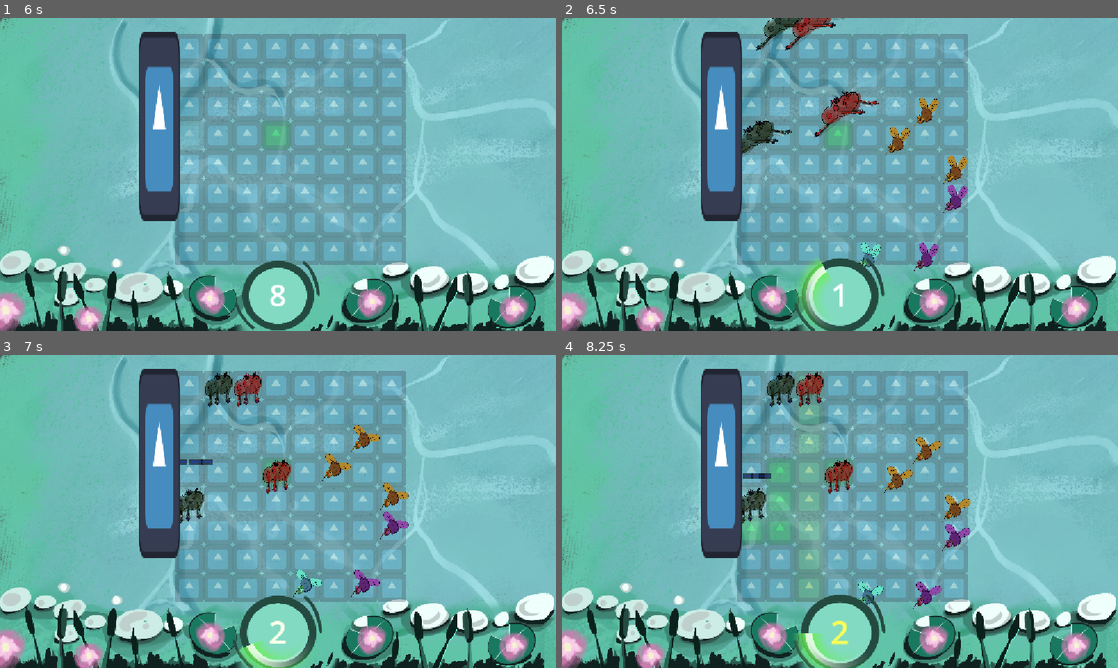
Above: before the commit, frames 1-4 (two rows, left to right).
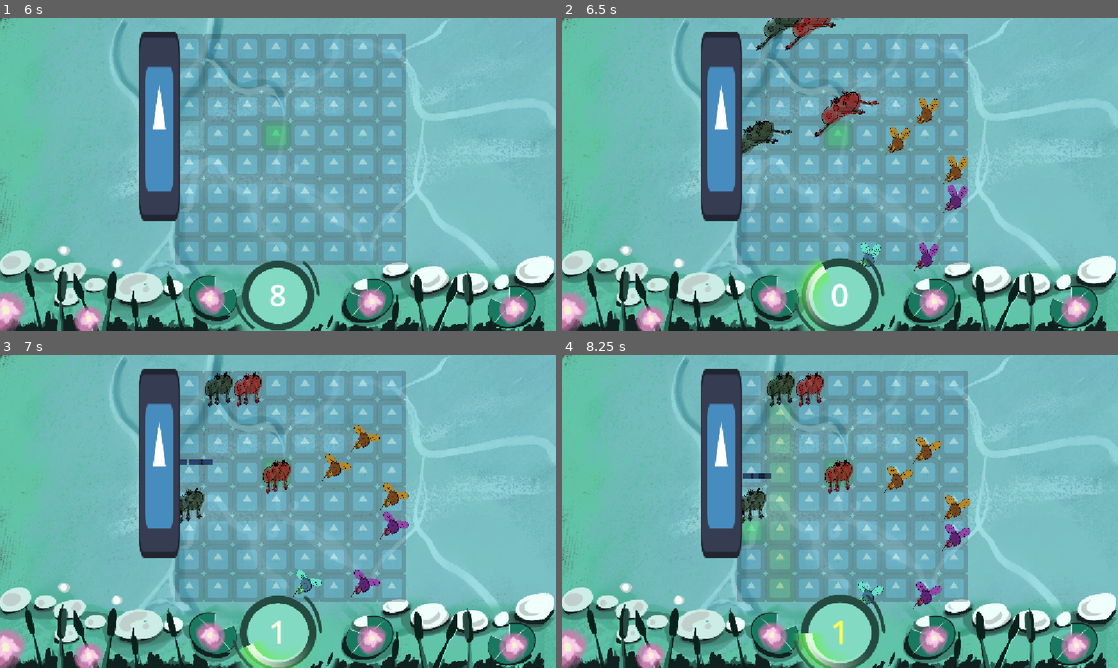
Above: after the commit, the same moments.

Repository: pgpais/gmtk-2026
Game: Godot game, scene res://main.tscn
The game is run twice, just before and just after one commit, with the same random seed, the same clock (stepped at 60 frames per second) and the same inputs. The engine's default icon, where the game draws it, is replaced by a stand-in: a white triangle on a blue panel in a dark square.
Inputs (mouse positions are in pixels of both pictures, inside the frame that each line leads up to):
- Up to frame 1 (6 s): move the mouse to (189, 49) at 0.52 s; tap Space (move_ticker) at 0.6, 1.35, 2.3, 3.05, 3.6, 4.35, 5.3 s; click (189, 49) at 0.67 s; tap Enter at 1.25 s; click (189, 49) at 1.42 s; move the mouse to (189, 77) at 2.02 s; tap B (test_frog_king_damage) at 2.1, 5.1 s; click (189, 77) at 2.17 s; tap O (test_highlight) at 2.85, 5.85 s; click (189, 77) at 2.92 s; move the mouse to (189, 105) at 3.52 s; click (189, 105) at 3.67 s; click (189, 105) at 4.42 s; move the mouse to (189, 133) at 5.02 s; click (189, 133) at 5.17 s; click (189, 133) at 5.92 s
- Up to frame 2 (6.5 s): tap Space (move_ticker) at 6.05 s
- Up to frame 3 (7 s): move the mouse to (189, 502) at 6.52 s; tap Space (move_ticker) at 6.6 s; click (189, 502) at 6.67 s
- Up to frame 4 (8.25 s): click "Move" at 7.25 s; move the mouse to (751, 502) at 8.02 s; tap Space (move_ticker) at 8.1 s; click (751, 502) at 8.17 s

Frame 1 is identical in both runs. In frame 2, 0.1% of the frame differs, in the area x 35-52%, y 41-93%; in frame 3, 0.1%; in frame 4, 2.6%, in the area x 37-52%, y 6-93%.

Commit message:
fixed ticker reset

Diff:
--- a/countdown/ticker.gd
+++ b/countdown/ticker.gd
@@ -1,6 +1,7 @@
 class_name Ticker
 extends Node
 
+signal new_cycle(count)
 signal new_tick(count)
 
 @export var game_settings: GameSettings
@@ -21,14 +22,15 @@
 	if current_count == max_count:
 		reset()
 		EventBus.tick_triggers_finished.emit()
-
-	new_tick.emit(current_count)
-	EventBus.ticker_new_tick.emit(current_count)
+	else:
+		EventBus.ticker_new_tick.emit(current_count)
+		new_tick.emit(current_count)
 
 	print("current tick: ", current_count)
 
 func reset():
-	current_count = 0
+	current_count = -1
 	EventBus.new_cycle.emit()
+	new_cycle.emit(current_count)
 
 	print("new cycle")
--- a/countdown/ticker_view.gd
+++ b/countdown/ticker_view.gd
@@ -13,6 +13,7 @@
 	if ticker:
 		_on_new_tick(ticker.current_count)
 		ticker.new_tick.connect(_on_new_tick)
+		ticker.new_cycle.connect(_on_new_tick)
 
 func _on_new_tick(count):
 	var tween = create_tween()
